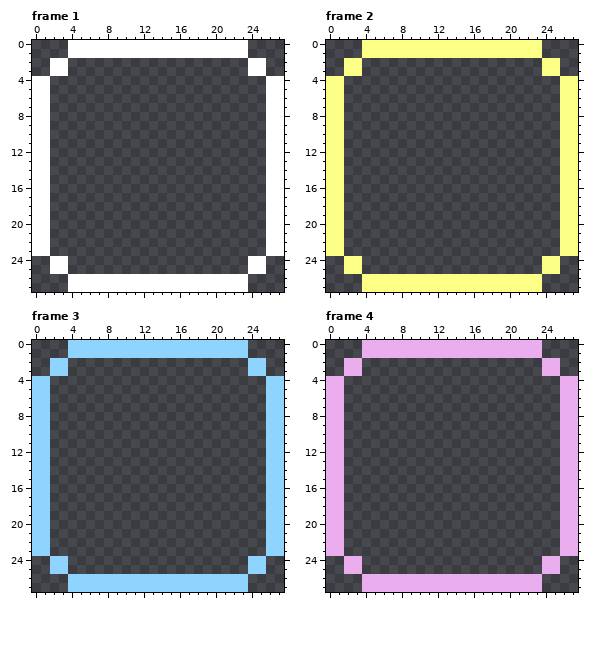
Pixel-art file, stored at games/Phaser-Snake-Game/public/assets/sprites/snakeOutline.aseprite. That is the earlier state.
28x28 pixels, 4 frames. Shown: frame 1, frame 2, frame 3, frame 4.
Now the later version:
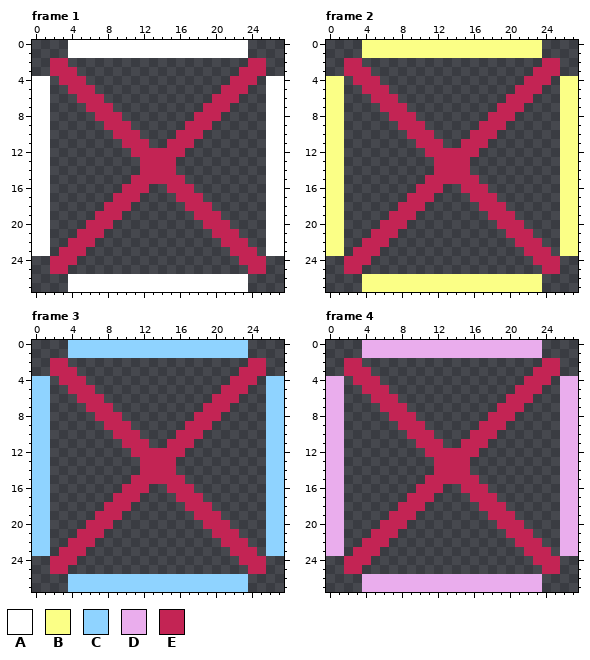
Palette (. is transparent): A #ffffff  B #fbff86  C #8fd3ff  D #eaaded  E #c32454
The exact change:
layer "Layer 1" added
Changed rows in their new state; - is an unchanged pixel.
Frame 1, layer "Layer 1":
first column x 2:
 2 EE--------------------EE
 3 EEE------------------EEE
 4 -EEE----------------EEE-
 5 --EEE--------------EEE--
 6 ---EEE------------EEE---
 7 ----EEE----------EEE----
 8 -----EEE--------EEE-----
 9 ------EEE------EEE------
10 -------EEE----EEE-------
11 --------EEE--EEE--------
12 ---------EEEEEE---------
13 ----------EEEE----------
14 ----------EEEE----------
15 ---------EEEEEE---------
16 --------EEE--EEE--------
17 -------EEE----EEE-------
18 ------EEE------EEE------
19 -----EEE--------EEE-----
20 ----EEE----------EEE----
21 ---EEE------------EEE---
22 --EEE--------------EEE--
23 -EEE----------------EEE-
24 EEE------------------EEE
25 EE--------------------EE
Frame 2, layer "Layer 1": the same change as frame 1
Frame 3, layer "Layer 1": the same change as frame 1
Frame 4, layer "Layer 1": the same change as frame 1
Pixel boxes of the changes (left, top, right, bottom) in both pictures:
changed: (50, 58, 266, 274)
changed: (344, 58, 560, 274)
changed: (50, 358, 266, 574)
changed: (344, 358, 560, 574)
